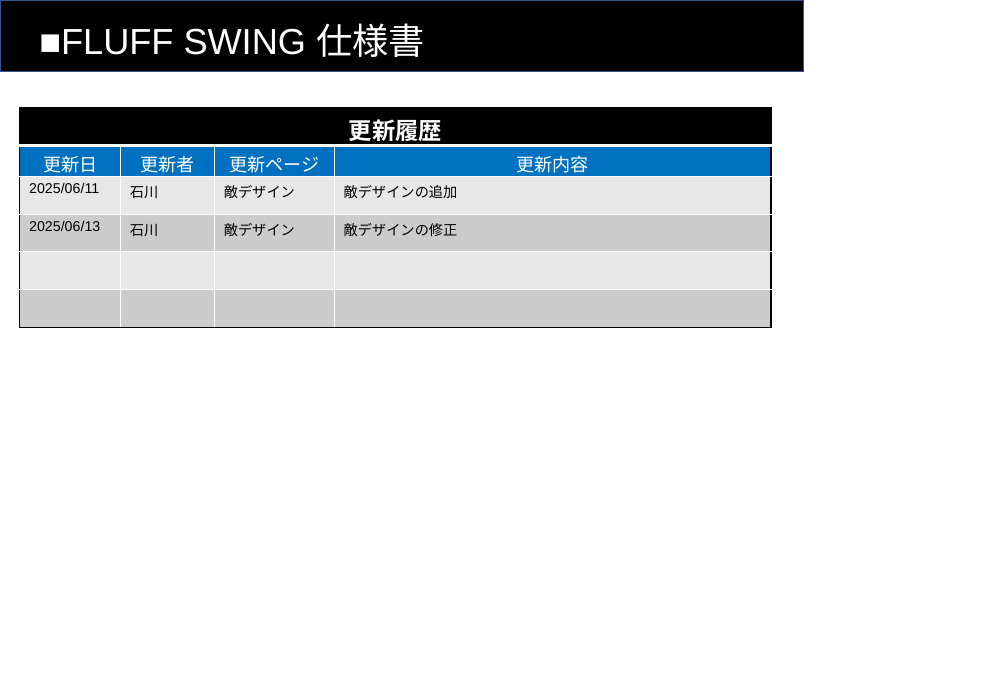
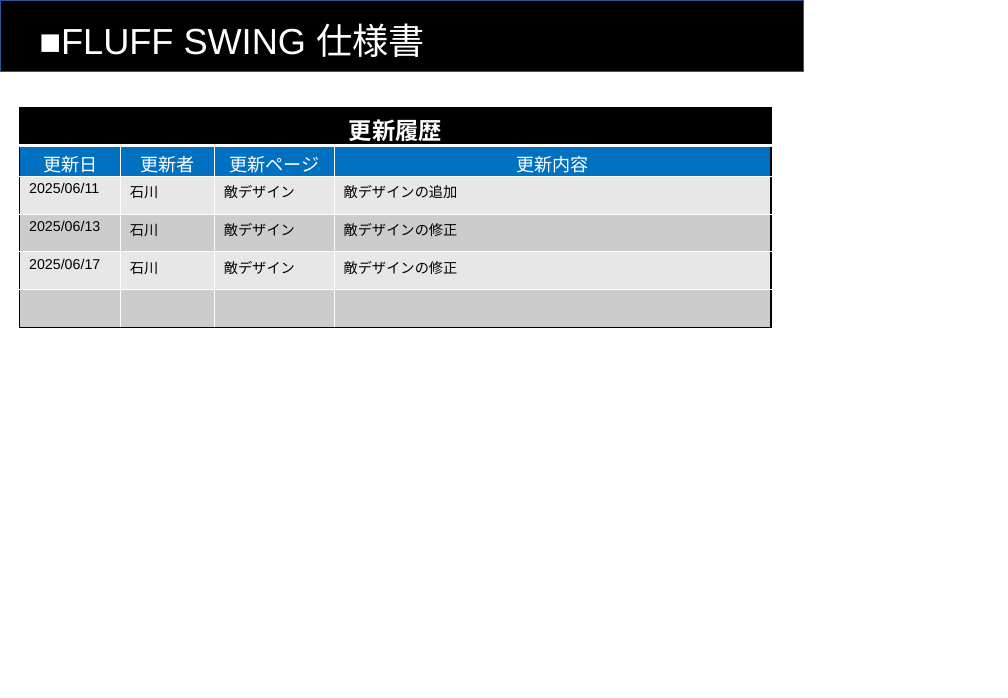
Before and after one commit to Koha58/FLUFF_SWING, a slide deck: slide 2 of Assets/Specs/仕様書.pptx. Drawn at 1008x698 pixels with LibreOffice and Linux fonts; fonts in the diff are those of the drawing. Boxes give left, top, right and bottom in pixels: in the first picture for what was removed or moved away, otherwise in the second. Text is boxed around its words. In the diff, an @@ line names an element or a change of style, - is before the commit and + after.

Commit message:
仕様書の修正

```diff
--- a/Assets/Specs/仕様書.pptx
+++ b/Assets/Specs/仕様書.pptx
@@ table at box(20, 108, 771, 328) @@
+row 5: 2025/06/17 | 石川 | 敵デザイン | 敵デザインの修正
-row 6:  |  |  | 
```
Also in this commit, not shown: 1 other slide changed.
